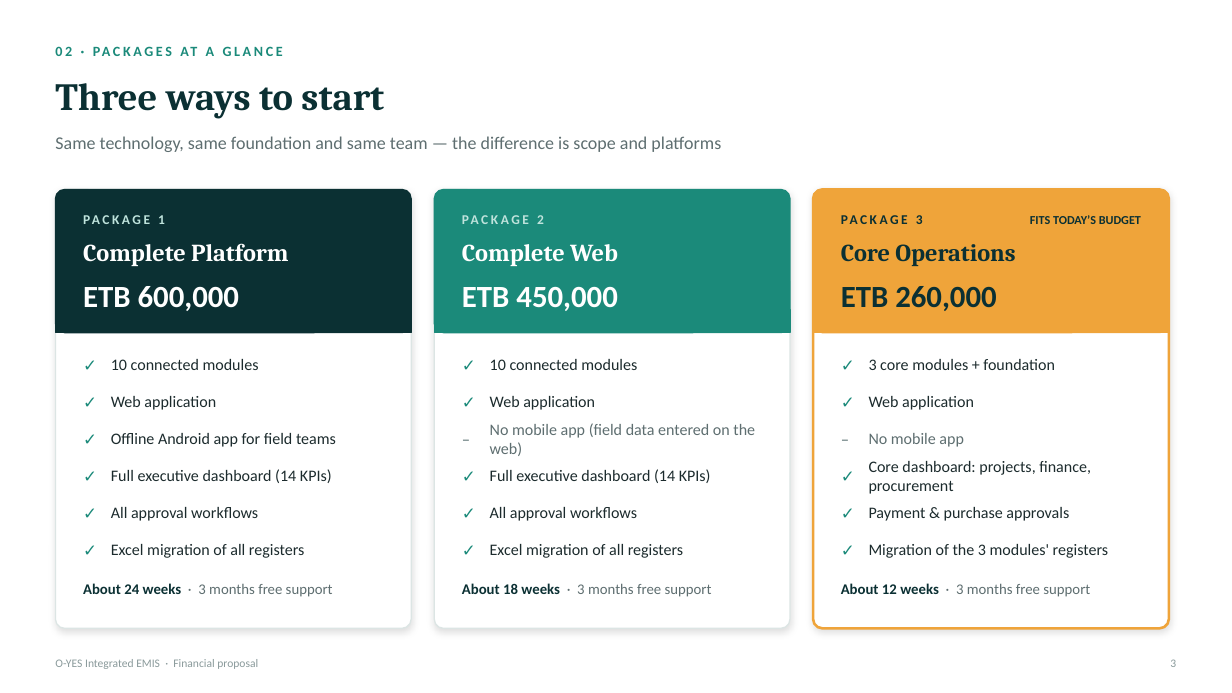
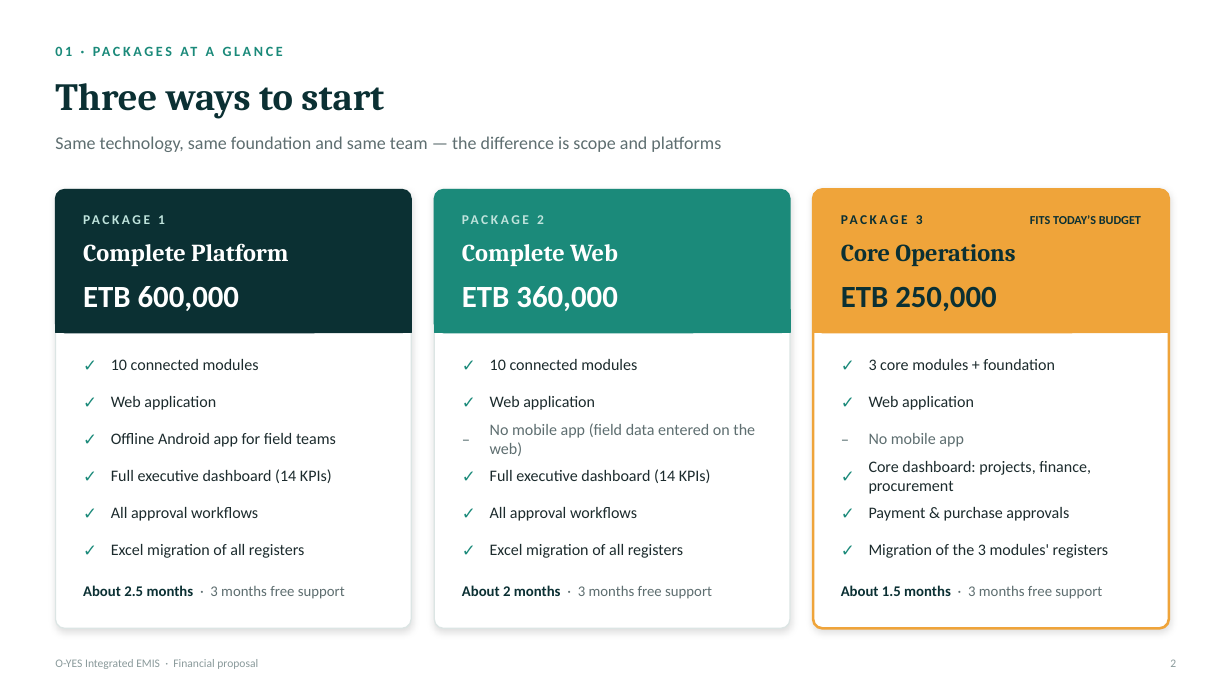
Before and after one commit to Abakas-Tech/ems-client, a slide deck: slide 2 of docs/proposals/O-YES_EMIS_Financial_Proposal.pptx (slide 3 before the commit). Drawn at 1232x693 pixels with LibreOffice and Linux fonts; fonts in the diff are those of the drawing. Boxes give left, top, right and bottom in pixels: in the first picture for what was removed or moved away, otherwise in the second. Text is boxed around its words. In the diff, an @@ line names an element or a change of style, - is before the commit and + after.

```diff
--- a/docs/proposals/O-YES_EMIS_Financial_Proposal.pptx
+++ b/docs/proposals/O-YES_EMIS_Financial_Proposal.pptx
@@ text at bbox=[462, 286, 617, 311]: text changed @@
-ETB 450,000
+ETB 360,000
@@ text at bbox=[841, 286, 996, 311]: text changed @@
-ETB 260,000
+ETB 250,000
@@ text at bbox=[83, 585, 345, 599]: text changed @@
-About 24 weeks · 3 months free support
+About 2.5 months · 3 months free support
@@ text at bbox=[462, 585, 712, 599]: text changed @@
-About 18 weeks · 3 months free support
+About 2 months · 3 months free support
@@ text at bbox=[841, 585, 1102, 599]: text changed @@
-About 12 weeks · 3 months free support
+About 1.5 months · 3 months free support
```
Also in this commit, not shown: 6 other slides changed, 1 slide added, 4 slides removed, 1 other file.
